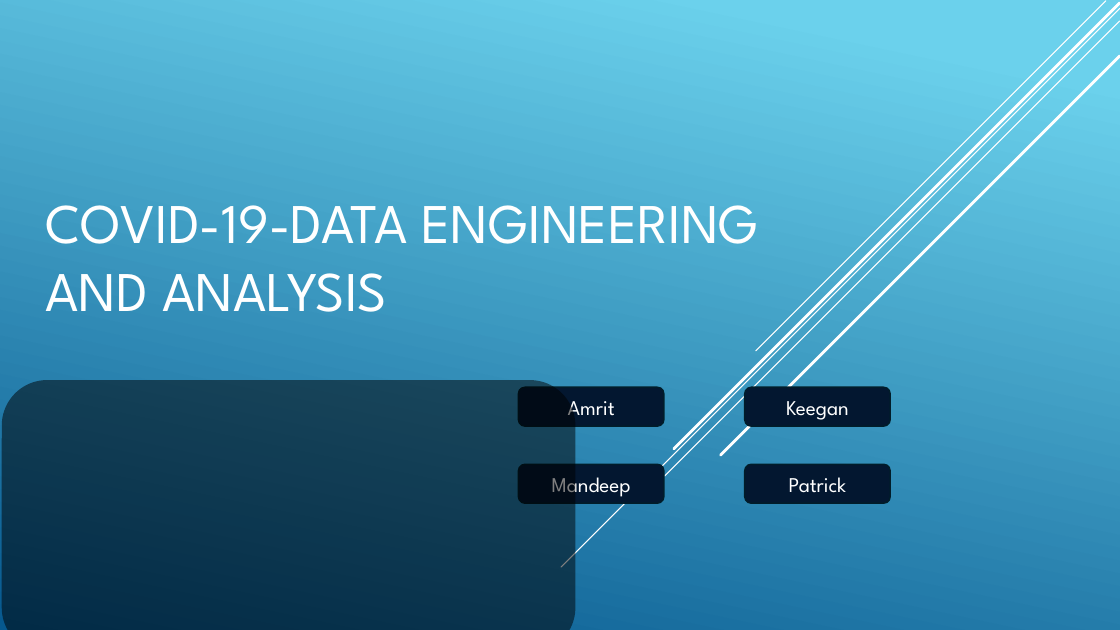
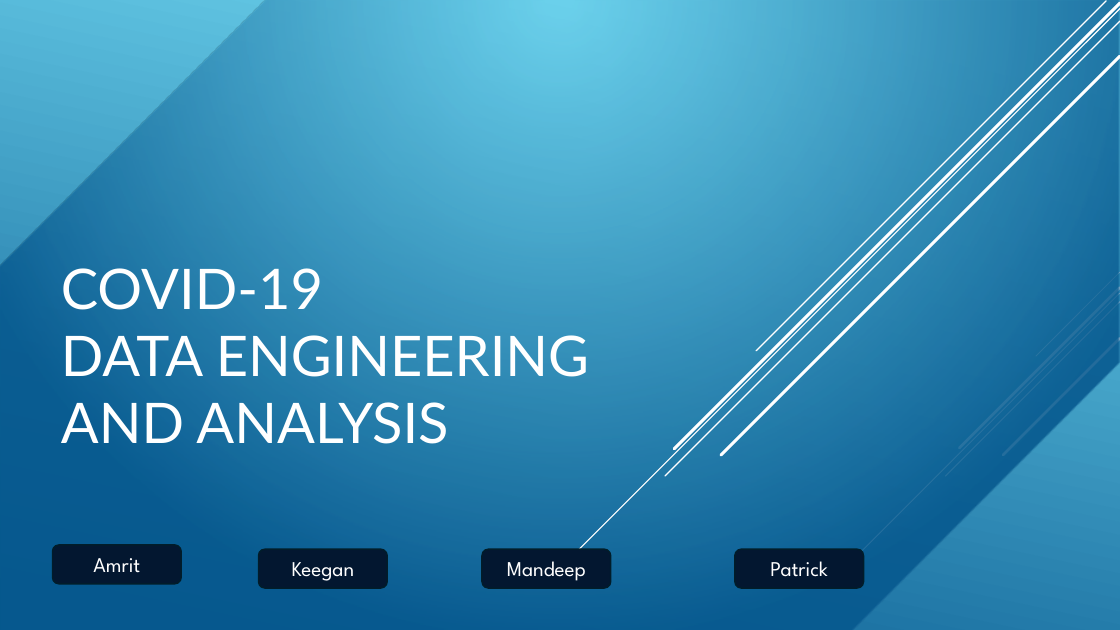
Before and after one commit to Keegawho198/COVID-19-Data-Engineering-and-Analysis-Project, a slide deck: slide 1 of COVID-19-Presentation.pptx (slide 2 before the commit). Drawn at 1120x630 pixels with LibreOffice and Linux fonts; fonts in the diff are those of the drawing; background and template pictures are left out. Boxes give left, top, right and bottom in pixels: in the first picture for what was removed or moved away, otherwise in the second. Text is boxed around its words. In the diff, an @@ line names an element or a change of style, - is before the commit and + after.

Commit message:
Presentation draft

```diff
--- a/COVID-19-Presentation.pptx
+++ b/COVID-19-Presentation.pptx
@@ snip diag rect added at (0, 0, 1120, 630), fill gradient #6ED2EB to #06588E @@
@@ line removed from (1120, 8) to (561, 567) @@
@@ line removed from (1120, 21) to (665, 476) @@
@@ line added from (1120, 21) to (665, 476), #FFFFFF 1 pt @@
@@ line removed from (1120, 3) to (674, 449) @@
@@ line added from (1120, 3) to (674, 449), #FFFFFF 2.5 pt @@
@@ line removed from (1106, 1) to (756, 351) @@
@@ line added from (1106, 1) to (756, 351), #FFFFFF 1 pt @@
@@ line removed from (1120, 56) to (721, 455) @@
@@ group added at (561, 1, 1120, 567): 5 lines @@
@@ title at (61, 268, 589, 444): text changed; font League Spartan to Lato @@
-COVID-19-DATA ENGINEERING AND ANALYSIS
+COVID-19
+DATA ENGINEERING AND ANALYSIS
@@ group added at (846, 272, 1120, 567): 5 lines @@
@@ rounded rectangle removed at (2, 380, 576, 630) @@
@@ rounded rectangle "Amrit": place and size @@
-rounded rectangle "Amrit" at (518, 387, 664, 426)
+rounded rectangle "Amrit" at (52, 545, 181, 584)
@@ rounded rectangle "Keegan": place and size @@
-rounded rectangle "Keegan" at (745, 387, 891, 426)
+rounded rectangle "Keegan" at (259, 549, 387, 588)
@@ rounded rectangle "Mandeep": place and size @@
-rounded rectangle "Mandeep" at (518, 465, 664, 503)
+rounded rectangle "Mandeep" at (482, 549, 611, 588)
@@ rounded rectangle "Patrick": place and size @@
-rounded rectangle "Patrick" at (745, 465, 891, 503)
+rounded rectangle "Patrick" at (735, 549, 864, 588)
```
Also in this commit, not shown: 8 slides added, 1 slide removed.
